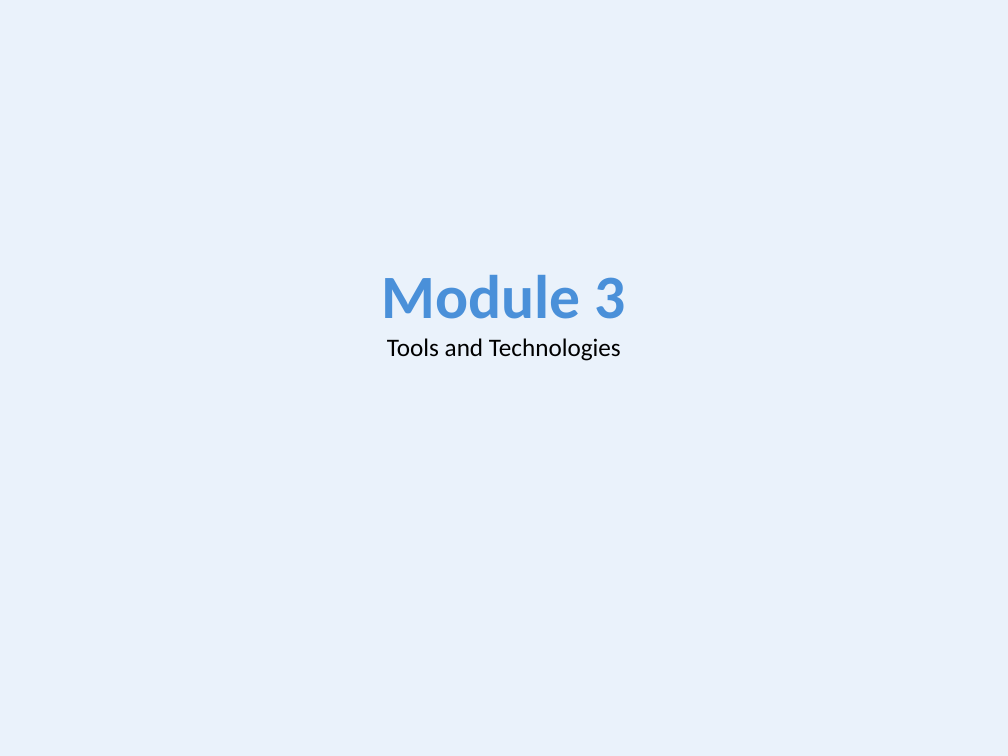
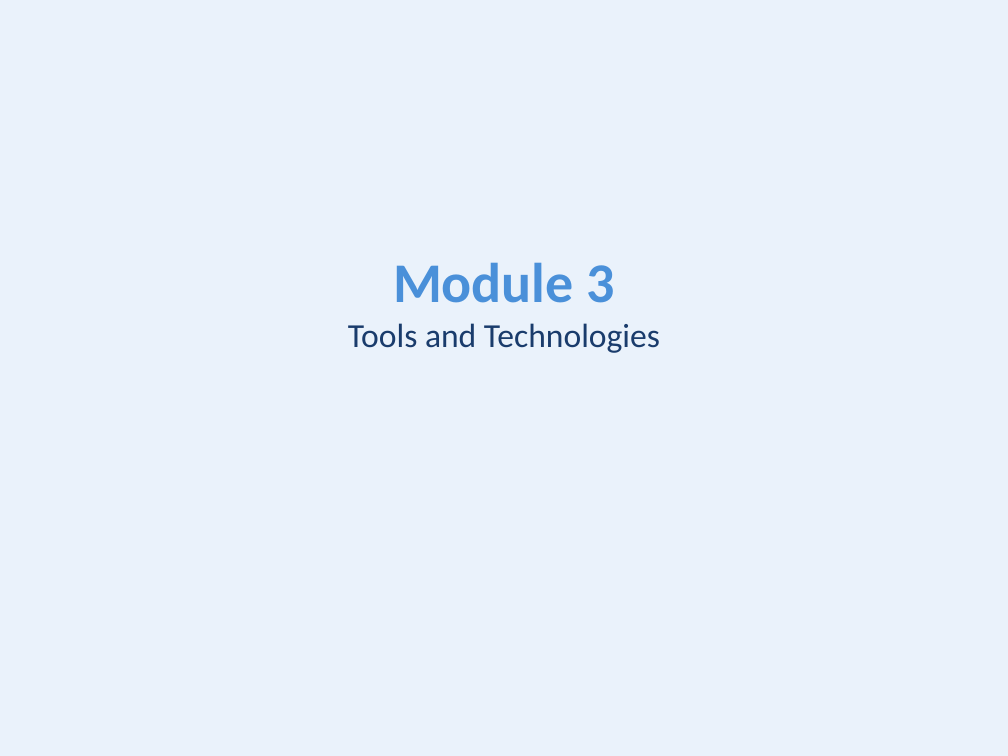
Before and after one commit to kumbulanit/devopsplaformngr, a slide deck: slide 61 of slides/DevOps-PlatformEngineering-Day1.pptx (slide 21 before the commit). Drawn at 1008x756 pixels with LibreOffice and Linux fonts; fonts in the diff are those of the drawing. Boxes give left, top, right and bottom in pixels: in the first picture for what was removed or moved away, otherwise in the second. Text is boxed around its words. In the diff, an @@ line names an element or a change of style, - is before the commit and + after.

```diff
--- a/slides/DevOps-PlatformEngineering-Day1.pptx
+++ b/slides/DevOps-PlatformEngineering-Day1.pptx
@@ text at (x1=348, y1=262, x2=660, y2=353): text changed; size 18 to 24 pt; text colour #000000 to #1A3C6C @@
-Module 3
-Tools and Technologies
+Module 3
+Tools and Technologies
```
Also in this commit, not shown: 3 other slides changed, 82 slides added, 1 slide removed, 39 other files.
